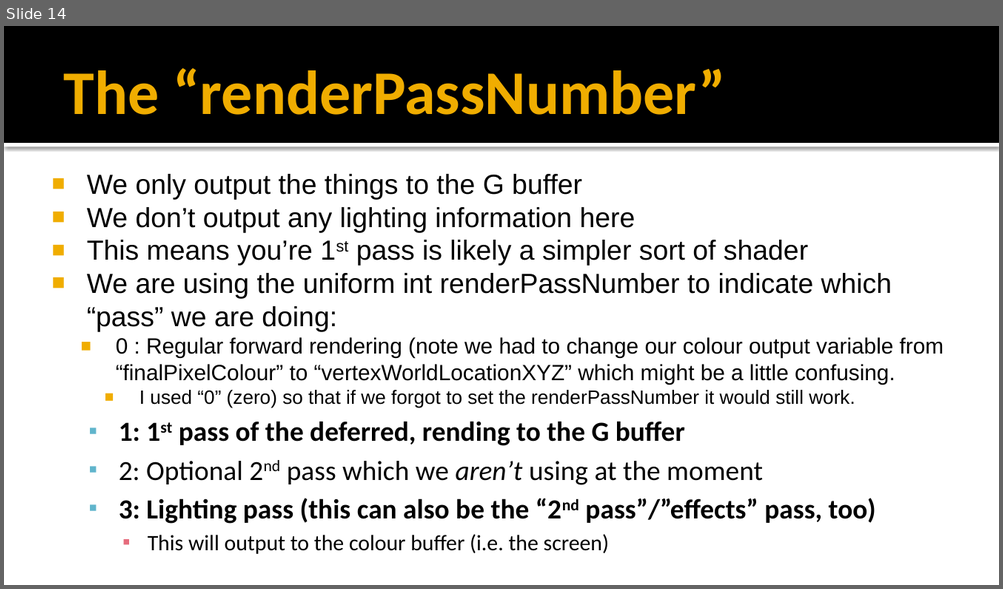
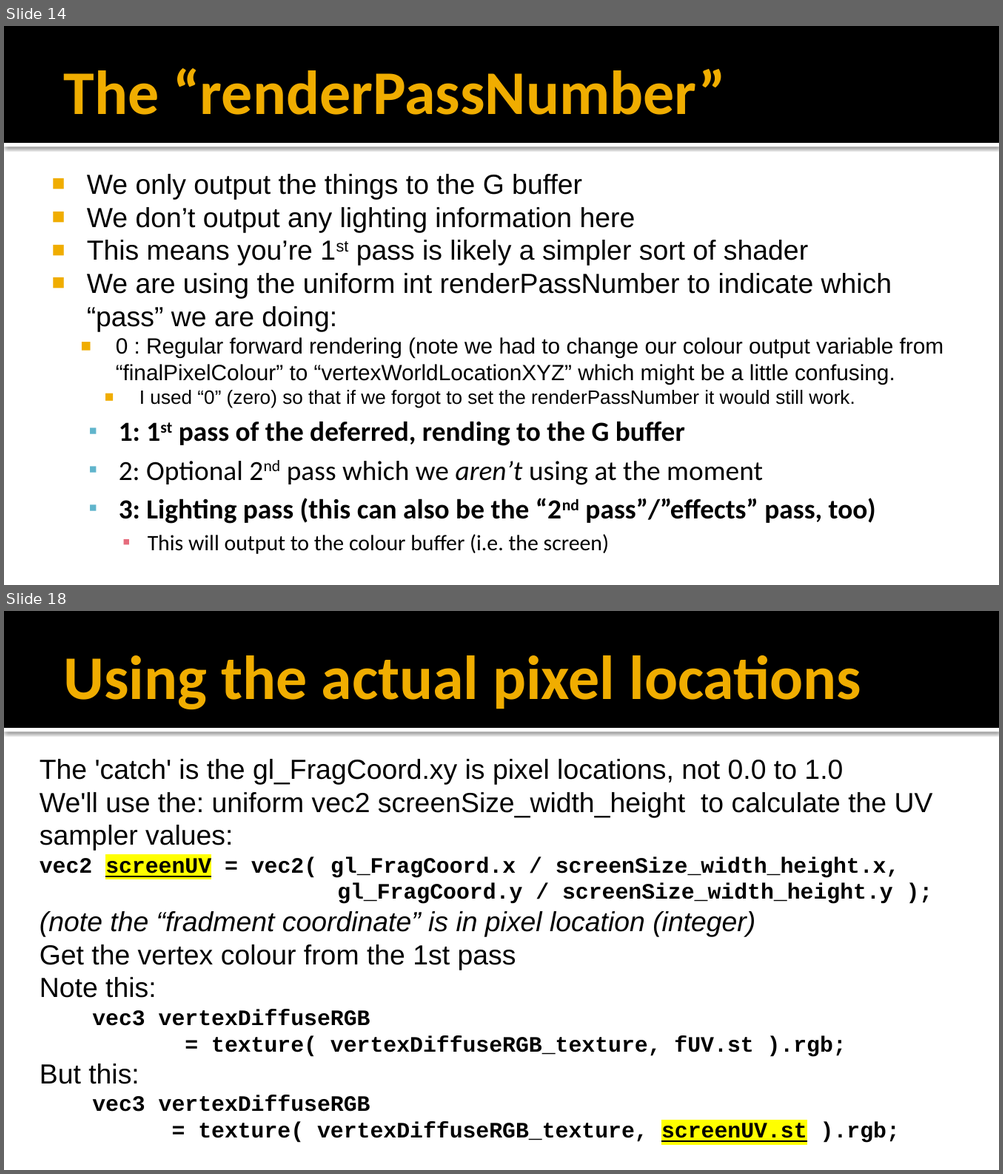
Before and after one commit to FeeneyCodes/GDP202425, a slide deck: 6020_Graph_2_(2025)/Day2Day/Week_08_Deferred_Rendering_1/Deferred_lighting.pptx. Shown one above the other, each under a label of ours: slide 14 before the commit, slides 14 and 18 after it; the slides between them are not shown. The pictures are 1003x589 and 1003x1174 pixels, drawn with LibreOffice and Linux fonts; fonts in the diff are those of the drawing. Boxes give left, top, right and bottom in pixels: in the first picture for what was removed or moved away, otherwise in the second. Text is boxed around its words. In the diff, an @@ line names an element or a change of style, - is before the commit and + after.

Commit message:
Deferred showing the vertex colour, but on a large viper that's larger than the current view

```diff
--- a/6020_Graph_2_(2025)/Day2Day/Week_08_Deferred_Rendering_1/Deferred_lighting.pptx
+++ b/6020_Graph_2_(2025)/Day2Day/Week_08_Deferred_Rendering_1/Deferred_lighting.pptx
@@ slide 18 added at (4, 611, 999, 1170), background #FFFFFF; not listed: 2 template elements that a slide beside it also shows @@
@@ title added at (64, 655, 861, 710), 45 pt, text #F0AD00, bold @@
+Using the actual pixel locations
@@ text added at (40, 759, 933, 1143), 16 pt, text #000000, bold @@
+The 'catch' is the gl_FragCoord.xy is pixel locations, not 0.0 to 1.0
+We'll use the: uniform vec2 screenSize_width_height to calculate the UV sampler values:
+vec2 screenUV = vec2( gl_FragCoord.x / screenSize_width_height.x,
+gl_FragCoord.y / screenSize_width_height.y );
+(note the “fradment coordinate” is in pixel location (integer)
+Get the vertex colour from the 1st pass
+Note this:
+vec3 vertexDiffuseRGB
+= texture( vertexDiffuseRGB_texture, fUV.st ).rgb;
+But this:
+vec3 vertexDiffuseRGB
+= texture( vertexDiffuseRGB_texture, screenUV.st ).rgb;
```
Also in this commit, not shown: 1 slide changed, 7 other slides added, 3 other files.
